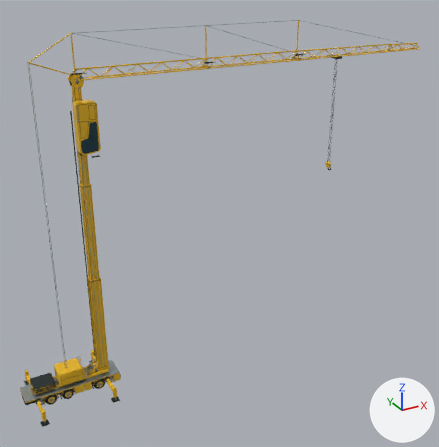
Renders of the glTF model assets/cityboy-working.glb from each side of a commit.
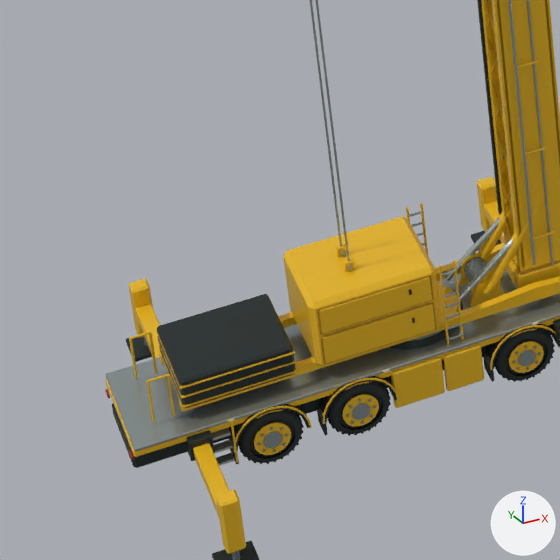
Each version appears first whole from a camera (50 mm lens) standing at (-11.16, -52.47, 41.71) and looking at (17.58, -0.22, 15.58), and next in a close-up on the part from 0% to 24% of the width and 71% to 95% of the height. Every picture has the same lights, and +X, +Y and +Z are marked at lower right. The first two pictures are the older version. Where no turn or scale is listed for an object, it has been applied to the vertices. Vertices at exactly the same position are counted once.

The older version as bpy lines, for what is in view:
```python
me_cityboy_working_dark = bpy.data.meshes.new('CityBoy_Working/dark')
me_cityboy_working_dark.from_pydata(...)  # 1924 vertices, 3538 faces; spans x -4.8..32.3, y -3.9..3.9, z 0.1..32.6
me_cityboy_working_dark.materials.append(mat_chassis___graphite)  # dark grey #293332
me_cityboy_working_paint = bpy.data.meshes.new('CityBoy_Working/paint')
me_cityboy_working_paint.from_pydata(...)  # 6045 vertices, 12180 faces; spans x -4.8..43.6, y -3.7..3.7, z 0.4..35.9
me_cityboy_working_paint.materials.append(mat_city_boy___warm_yellow_paint)  # yellow #f2bf21
me_cityboy_working_rubber = bpy.data.meshes.new('CityBoy_Working/rubber')
me_cityboy_working_rubber.from_pydata(...)  # 3744 vertices, 5784 faces; spans x -3.02..3.37, y -1.27..1.27, z 0.15..1.39
me_cityboy_working_rubber.materials.append(mat_tires___rubber)  # black #202827
ob_cityboy_working_dark = bpy.data.objects.new('CityBoy_Working/dark', me_cityboy_working_dark)
ob_cityboy_working_dark.location = (0.0, 0.0, 0.0)
ob_cityboy_working_paint = bpy.data.objects.new('CityBoy_Working/paint', me_cityboy_working_paint)
ob_cityboy_working_paint.location = (0.0, 0.0, 0.0)
ob_cityboy_working_rubber = bpy.data.objects.new('CityBoy_Working/rubber', me_cityboy_working_rubber)
ob_cityboy_working_rubber.location = (0.0, 0.0, 0.0)
# also in view: 'CityBoy_Working/steel' at (19.03, 0.0, 18.02); 'CityBoy_Working/edge' at (1.98, -0.35, 16.15)
```
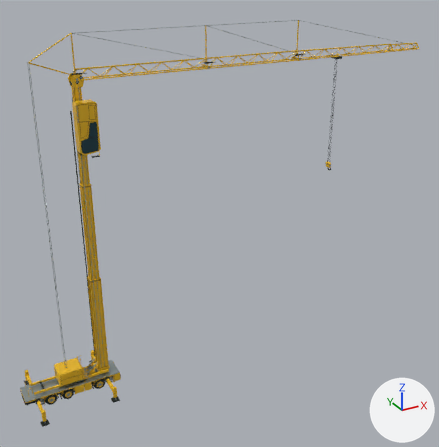
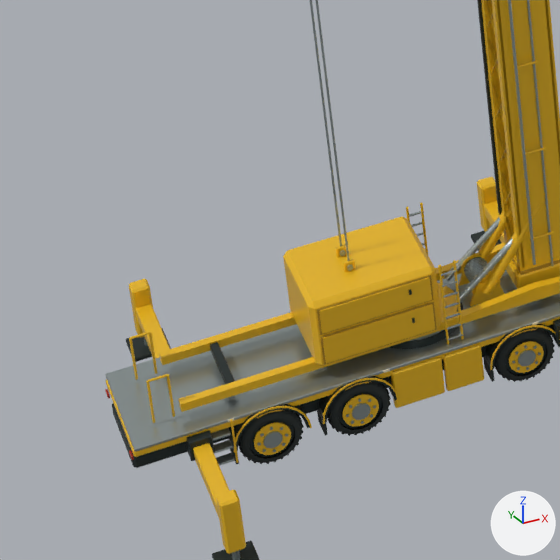
Commit message: Remove the loose plate stack from the City-boy rear deck

What differs and where, as boxes (x1, y1, x2, y2) in the close-ups (560 x 560 px):
part 1 of me_cityboy_working_dark, deleted: before (157, 294, 296, 408)
part 2 of me_cityboy_working_paint, deleted: before (159, 348, 297, 408)
part 3 of me_cityboy_working_paint, deleted: before (156, 330, 295, 389)
part 4 of me_cityboy_working_paint, deleted: before (157, 339, 296, 399)

The edits, one by one:
me_cityboy_working_dark is used by ob_cityboy_working_dark; location (0.0, 0.0, 0.0).
me_cityboy_working_dark had 1924 vertices, 3538 faces and spanned x -4.8..32.3, y -3.9..3.9, z 0.1..32.6.
me_cityboy_working_dark now has 1900 vertices, 3494 faces and spans x -4.8..32.3, y -3.9..3.9, z 0.1..32.6.
me_cityboy_working_dark part 1: the loose piece of 24 vertices spanning x -3.8..-1.6, y -1.0..1.0, z 1.8..2.5 is deleted.
me_cityboy_working_paint is used by ob_cityboy_working_paint; location (0.0, 0.0, 0.0).
me_cityboy_working_paint had 6045 vertices, 12180 faces and spanned x -4.8..43.6, y -3.7..3.7, z 0.4..35.9.
me_cityboy_working_paint now has 6021 vertices, 12144 faces and spans x -4.8..43.6, y -3.7..3.7, z 0.4..35.9.
me_cityboy_working_paint part 2: the loose piece of 8 vertices spanning x -3.8..-1.6, y -1.0..1.0, z 1.9 is deleted.
me_cityboy_working_paint part 3: the loose piece of 8 vertices spanning x -3.8..-1.6, y -1.0..1.0, z 2.3..2.4 is deleted.
me_cityboy_working_paint part 4: the loose piece of 8 vertices spanning x -3.8..-1.6, y -1.0..1.0, z 2.1 is deleted.
